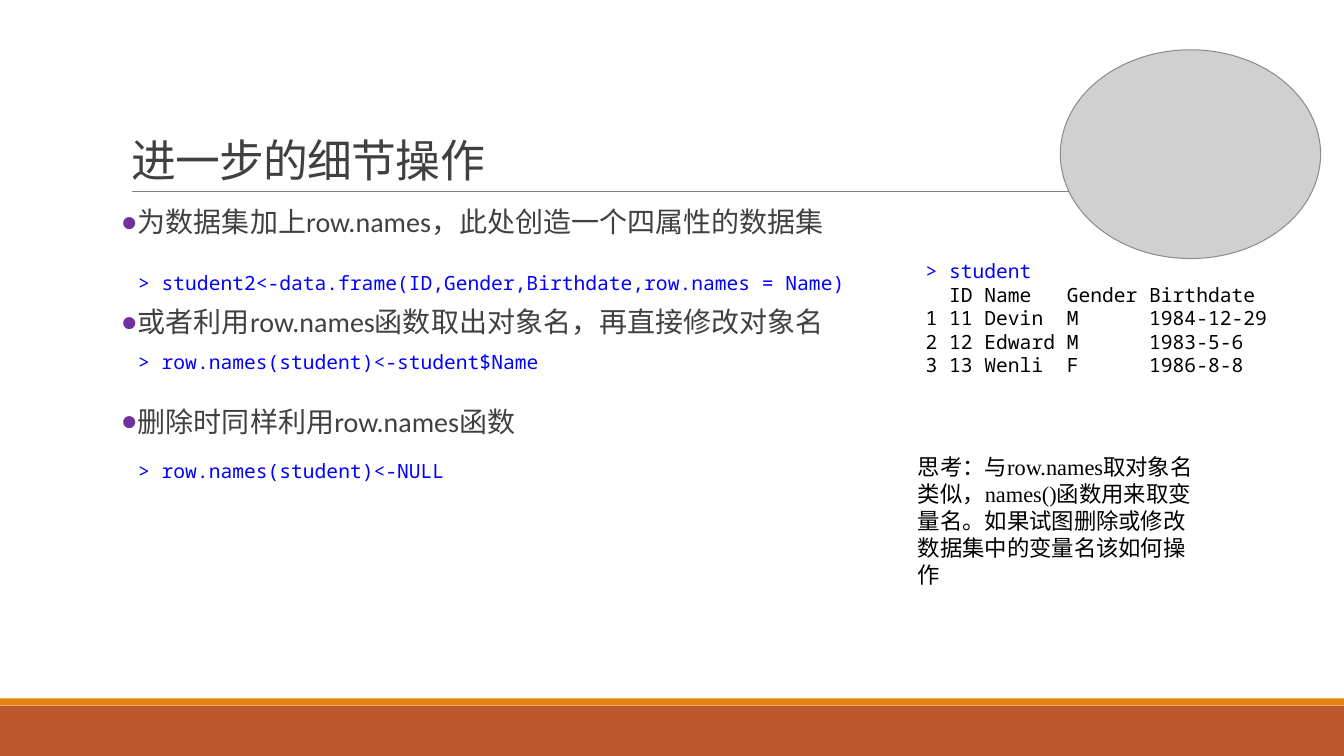
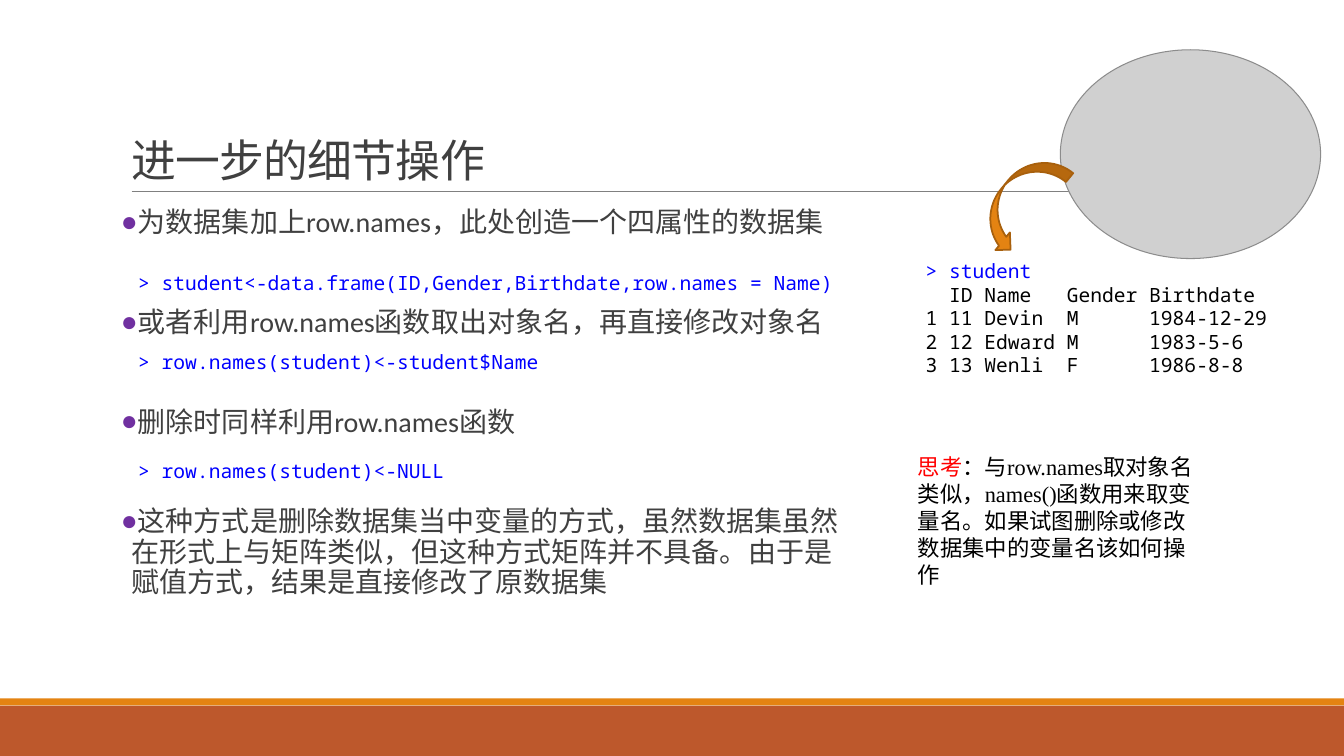
Before and after one commit to exoplanetX/DataAnalytics, a slide deck: slide 8 of 实验2-变量-导入和包.pptx (slide 10 before the commit). Drawn at 1344x756 pixels with LibreOffice and Linux fonts; fonts in the diff are those of the drawing; grey boxes stand for pictures. Boxes give left, top, right and bottom in pixels: in the first picture for what was removed or moved away, otherwise in the second. Text is boxed around its words. In the diff, an @@ line names an element or a change of style, - is before the commit and + after.

Commit message:
Add files via upload
对数据集调用、增删操作的讲解顺序进行了调整

```diff
--- a/实验2-变量-导入和包.pptx
+++ b/实验2-变量-导入和包.pptx
@@ curved down arrow added at <box>968,144,1073,258</box>, fill #E48312, outline #A9610D 1.25 pt @@
@@ text at <box>162,275,833,293</box>: text changed @@
-> student2<-data.frame(ID,Gender,Birthdate,row.names = Name)
+> student<-data.frame(ID,Gender,Birthdate,row.names = Name)
@@ text "思考：与row.names取对象名类似，names()函数用来取变量名。如果试图删除或修改数据集中的变量名该如何操作" at <box>918,456,1193,585</box>: text colour #000000 to #FF0000 in "思考：与row.names取对象名类似，names()函数用来取变量名。如果试图删除或修改数据集中的变量名该如何操作" @@
@@ text at <box>131,507,839,595</box>: paragraph added @@
+● 这种方式是删除数据集当中变量的方式，虽然数据集虽然在形式上与矩阵类似，但这种方式矩阵并不具备。由于是赋值方式，结果是直接修改了原数据集
```
Also in this commit, not shown: 4 other slides changed, 1 slide added.
